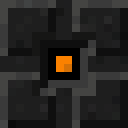
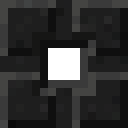
Two versions of the same layered image (128×128). Layer-by-layer changes:
painted on "Background" over [48, 48, 80, 80]
